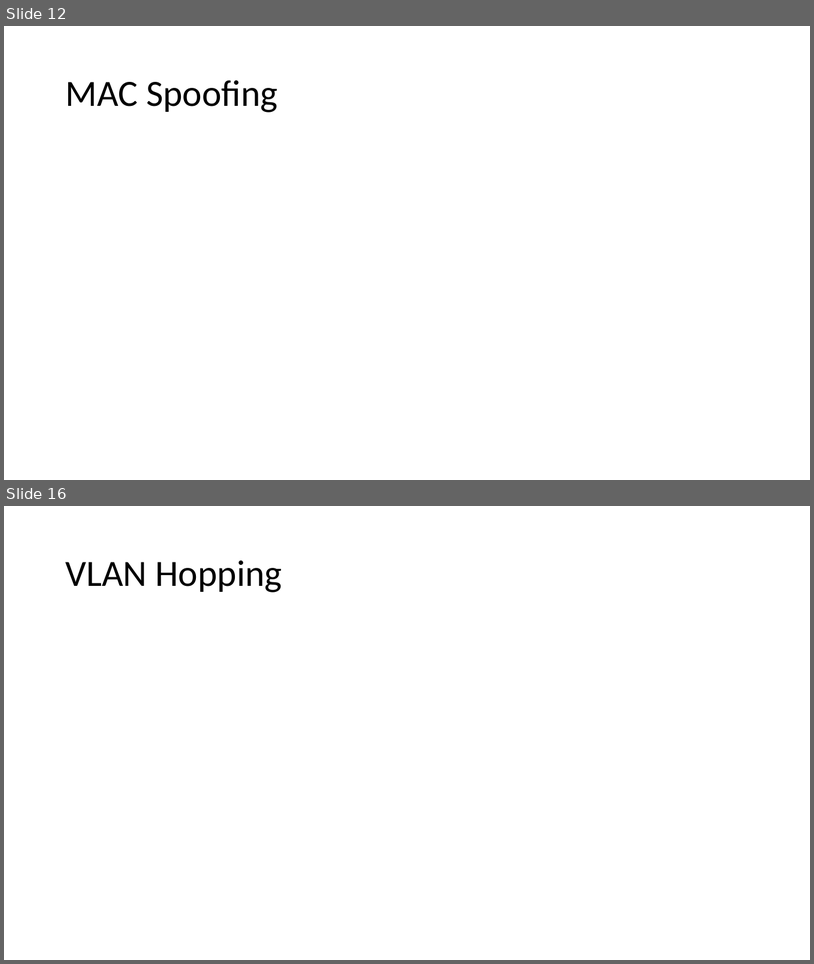
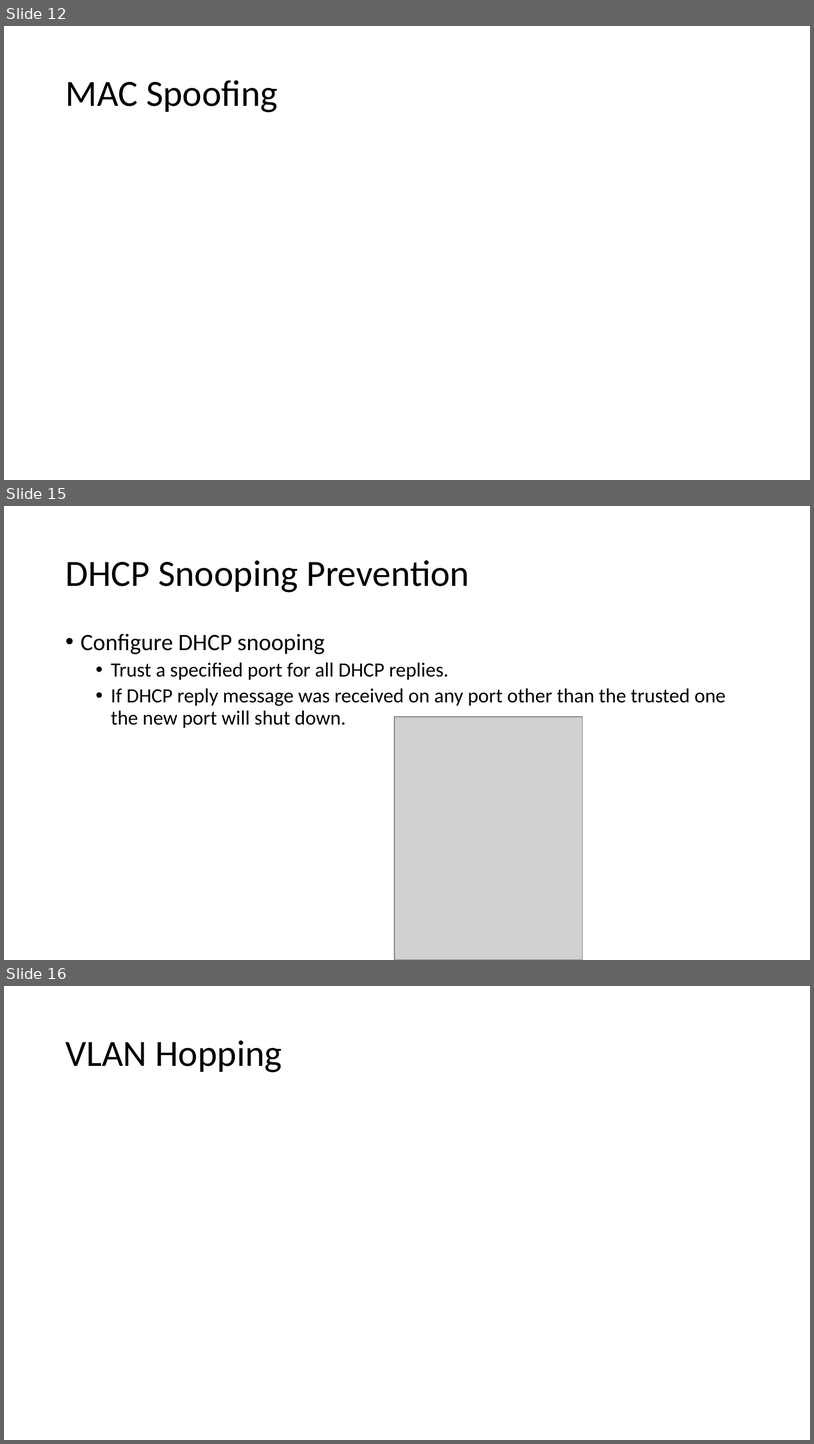
Before and after one commit to ckmurrer/University, a slide deck: Cosc472/Project-03/Network Switching Security.pptx. Shown one above the other, each under a label of ours: slides 12 and 16 before the commit, slides 12, 15 and 16 after it; the slides between them are not shown. The pictures are 814x964 and 814x1444 pixels, drawn with LibreOffice and Linux fonts; fonts in the diff are those of the drawing; grey boxes stand for pictures. Boxes give left, top, right and bottom in pixels: in the first picture for what was removed or moved away, otherwise in the second. Text is boxed around its words. In the diff, an @@ line names an element or a change of style, - is before the commit and + after.

```diff
--- a/Cosc472/Project-03/Network Switching Security.pptx
+++ b/Cosc472/Project-03/Network Switching Security.pptx
@@ slide 15 added at bbox=[4, 506, 810, 960], background #FFFFFF @@
@@ title added at bbox=[65, 560, 470, 592], 44 pt, text #000000 @@
+DHCP Snooping Prevention
@@ text added at bbox=[81, 634, 726, 728], 24 pt, text #000000 @@
+• Configure DHCP snooping
+  • Trust a specified port for all DHCP replies.
+  • If DHCP reply message was received on any port other than the trusted one the new port will shut down.
@@ picture added at bbox=[395, 717, 583, 960] @@
```
Also in this commit, not shown: 7 slides changed, 3 other slides added, 4 slides removed, 2 other files.
